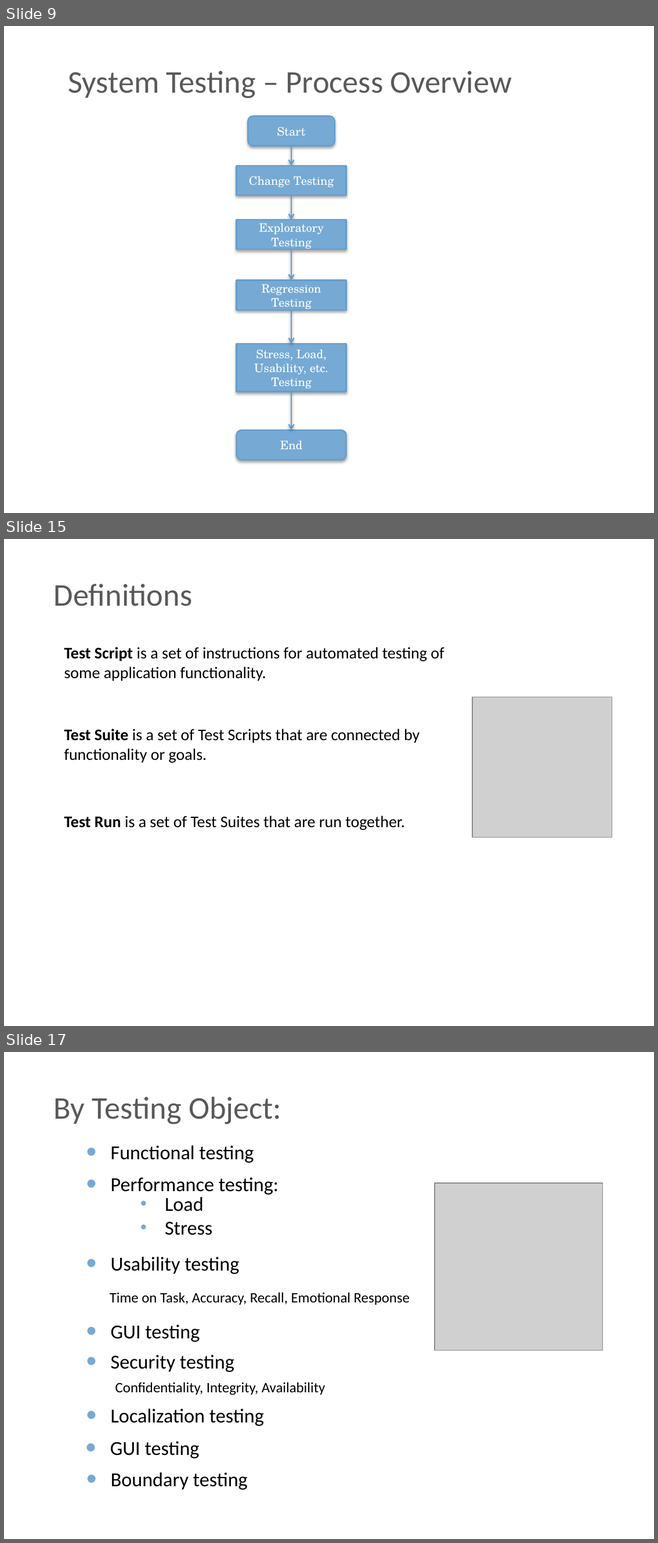
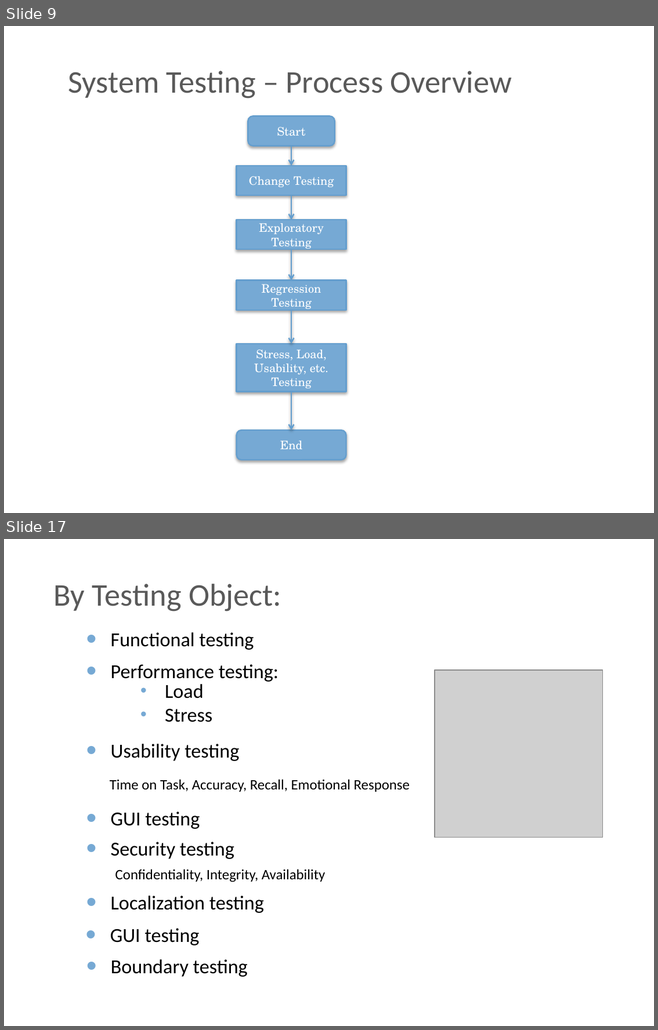
Before and after one commit to BigRacer/swtesting, a slide deck: 2.Testing_types/Testing types.pptx. Shown one above the other, each under a label of ours: slides 9, 15 and 17 before the commit, slides 9 and 17 after it; the slides between them are not shown. The pictures are 658x1543 and 658x1030 pixels, drawn with LibreOffice and Linux fonts; fonts in the diff are those of the drawing; grey boxes stand for pictures; background and template pictures are left out. Boxes give left, top, right and bottom in pixels: in the first picture for what was removed or moved away, otherwise in the second. Text is boxed around its words. In the diff, an @@ line names an element or a change of style, - is before the commit and + after.

```diff
--- a/2.Testing_types/Testing types.pptx
+++ b/2.Testing_types/Testing types.pptx
@@ slide 15 removed at (4, 539, 654, 1026), background picture (left out) @@
@@ text removed at (54, 584, 192, 606) @@
-Definitions
@@ text removed at (64, 647, 444, 681) @@
-Test Script is a set of instructions for automated testing of some application functionality.
@@ picture removed at (471, 697, 611, 837) @@
@@ text removed at (64, 729, 419, 763) @@
-Test Suite is a set of Test Scripts that are connected by functionality or goals.
@@ text removed at (64, 816, 405, 830) @@
-Test Run is a set of Test Suites that are run together.
```
Also in this commit, not shown: 8 slides changed, 5 slides added, 4 other slides removed.
